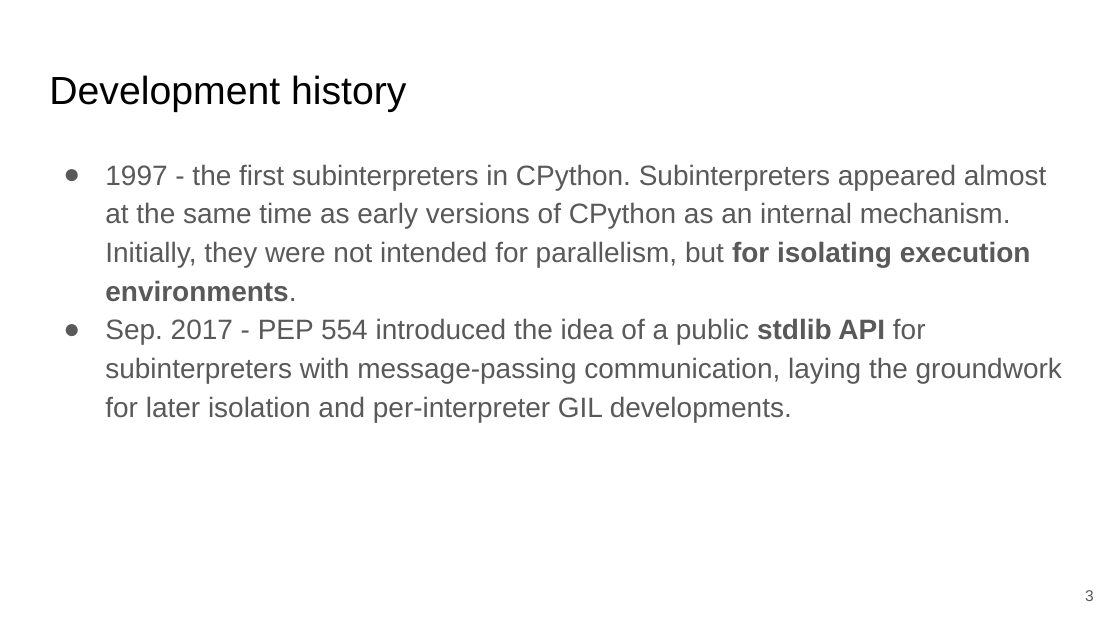
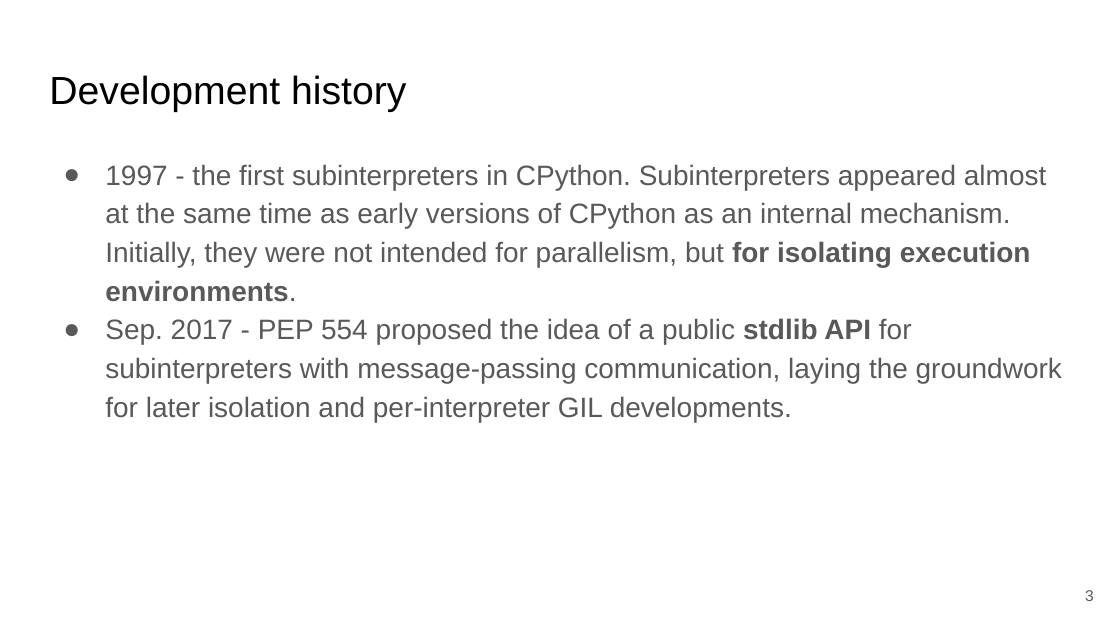
Before and after one commit to SSStas/mipt-python-course, a slide deck: slide 3 of subinterpreters_project/Subinterpreters.pptx. Drawn at 1120x630 pixels with LibreOffice and Linux fonts; fonts in the diff are those of the drawing. Boxes give left, top, right and bottom in pixels: in the first picture for what was removed or moved away, otherwise in the second. Text is boxed around its words. In the diff, an @@ line names an element or a change of style, - is before the commit and + after.

Commit message:
Fixed presentation; added subinterpreters isolation check

```diff
--- a/subinterpreters_project/Subinterpreters.pptx
+++ b/subinterpreters_project/Subinterpreters.pptx
@@ text at (105,318,1062,422): text changed @@
-● Sep. 2017 - PEP 554 introduced the idea of a public stdlib API for subinterpreters with message-passing communication, laying the groundwork for later isolation and per-interpreter GIL developments.
+● Sep. 2017 - PEP 554 proposed the idea of a public stdlib API for subinterpreters with message-passing communication, laying the groundwork for later isolation and per-interpreter GIL developments.
```
Also in this commit, not shown: 18 other slides changed, 3 slides added, 1 slide removed, 7 other files.
